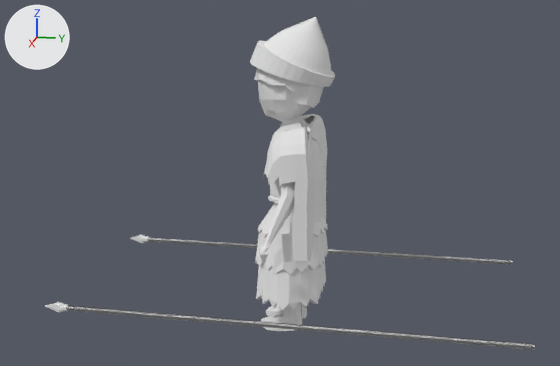
Before and after pictures for a commit that changed the Blender file Map/Assets/Models/Summerian_warrior/summerian_warrior.blend.
Rendered twice from a 50 mm lens placed at (37.3, 6.8, 16.8), pointed at (0.1, -0.6, 7.5). Every picture has the same lights, and +X, +Y and +Z are marked at upper left.
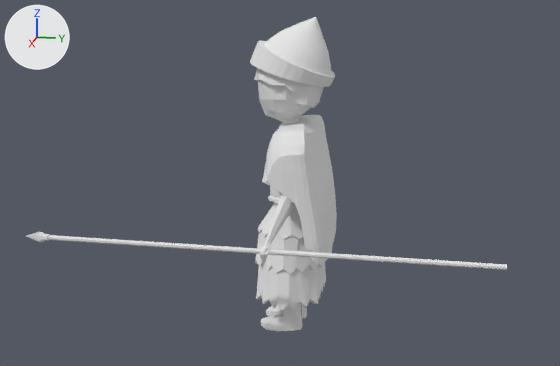
Location of each change, [x1, y1, x2, y2] in pixels of the pictures (560 x 366 px; the box of a moved part takes in the faces that stretch with it):
```json
{"object": "Cube.003", "change": "reshaped", "before": [45, 17, 535, 350], "after": [250, 17, 337, 331], "on screen": "82% narrower"}
{"object": "Cube.000", "change": "added", "after": [26, 232, 507, 270]}
{"part": 1, "of": "me_cube_003", "change": "deleted", "before": [45, 235, 495, 346]}
{"part": 2, "of": "me_cube_003", "change": "deleted", "before": [66, 237, 535, 350]}
{"part": 3, "of": "me_cube_003", "change": "moved or reshaped", "before": [262, 114, 327, 273], "after": [262, 115, 337, 265]}
```

The change, as JSON lines over the scene's bpy script:
```json
{"block": "me_cube_003", "where": "# used by ob_cube_003; location = (0.0, 0.0, 0.0)"}
{"op": "remove", "block": "me_cube_003", "code": "me_cube_003.from_pydata(...)  # 1233 vertices, 1087 faces, 2 loose edges; spans x -4.6..5.6, y -11.1..11.5, z 0.0..15.6"}
{"op": "add", "block": "me_cube_003", "code": "me_cube_003.from_pydata(...)  # 1011 vertices, 891 faces, 2 loose edges; spans x -4.6..0.0, y -2.1..2.1, z 0.0..15.6"}
{"block": "me_cube_003", "change": "me_cube_003 part 1: the loose piece of 144 vertices spanning x 5.2..5.6, y -11.1..11.5, z 1.9..2.4 is deleted"}
{"block": "me_cube_003", "change": "me_cube_003 part 2: the loose piece of 72 vertices spanning x 5.3..5.5, y -9.9..11.5, z 2.0..2.3 is deleted"}
{"block": "me_cube_003", "change": "me_cube_003 part 3: 7 vertices moved from x -3.4..0.0, y -1.0..0.4, z 7.7..10.4 to x -3.4..0.0, y -1.1..0.4, z 7.7..10.4; 278 vertices removed from x -3.3..1.8, y -1.1..1.5, z 3.7..10.7; 272 vertices added at x -3.5..0.0, y -1.1..2.0, z 3.8..10.8"}
{"op": "add", "block": "me_cube_000", "code": ["me_cube_000 = bpy.data.meshes.new('Cube.000')", "me_cube_000.from_pydata(...)  # 128 vertices, 123 faces; spans x 5.2..5.6, y -11.1..11.5, z 1.9..2.4", "me_cube_000.materials.append(mat_material)  # its picture is missing"]}
{"op": "add", "block": "ob_cube_000", "code": ["ob_cube_000 = bpy.data.objects.new('Cube.000', me_cube_000)", "ob_cube_000.location = (-1.02, -1.27, 3.12)"]}
```
